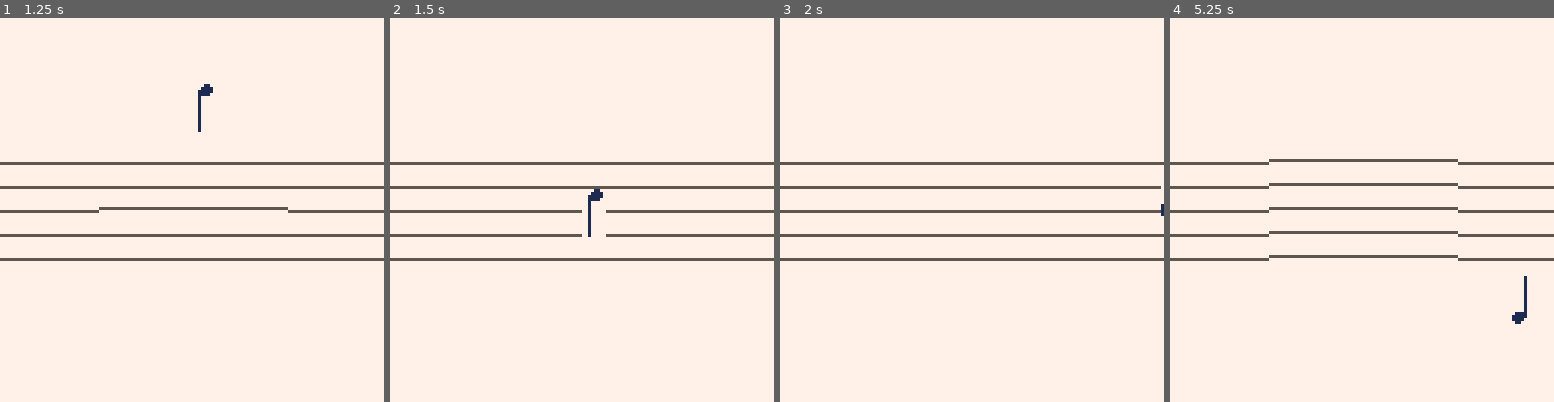
Above: before the commit, frames 1-4 (left to right).
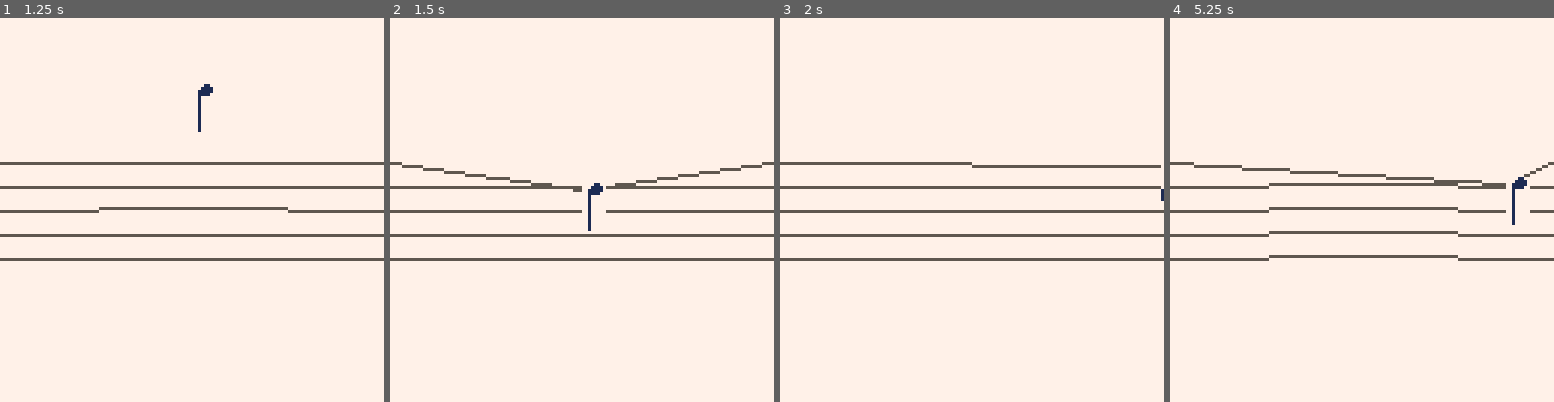
Above: after the commit, the same moments.

Repository: hypp/ld41
Game: PICO-8 cartridge carts/ld41.p8
The game is run twice, just before and just after one commit, with the same random seed, the same clock (stepped at 60 frames per second) and the same inputs.
Inputs:
- Up to frame 1 (1.25 s): tap X (X key) at 0.33, 1.07 s; tap O (Z key) at 0.7 s
- Up to frame 2 (1.5 s): no input
- Up to frame 3 (2 s): hold Right from 1.6 s (still down); tap O (Z key) at 1.7 s; tap X (X key) at 1.85 s
- Up to frame 4 (5.25 s): release Right at 2.1 s; tap O (Z key) every 0.4 s from 2.1 to 4.9 s; hold Right 2.47-3.03 s; tap X (X key) at 2.97, 4.08, 5.2 s; hold Left 3.08-3.58 s; hold Right 4.02-4.68 s; hold Left from 5.08 s (still down)

Frame 1 is identical in both runs. In frame 2, 1.5% of the frame differs, in the area x 3-97%, y 37-58%; in frame 3, 0.8%; in frame 4, 1.8%, in the area x 6-99%, y 36-80%.

Commit message:
can jump to next line

Diff:
--- a/carts/ld41.p8
+++ b/carts/ld41.p8
@@ -38,6 +38,10 @@
 end
 
 function _update()
+ -- handle all inputs
+ -- calculate all forces
+ -- update all positions
+ -- check if we are on a new line
  local force_y = 0
  force_y += 0.6 -- gravity
 
@@ -63,6 +67,7 @@
   player.note_length = (player.note_length + 1) % 4
  end
 
+ -- TODO notes should weigh different things
  if player.line > 0 then
   diff = lines[player.line].y - player.y
   force_y += diff*k - player.vel_y*d
@@ -106,6 +111,16 @@
   end
  end
 
+ -- if moving down, try to attach to line
+ if player.vel_y > 0 and player.line == 0 then
+  for key,value in pairs(lines) do
+   if value.y-8 < player.y and value.y+8 > player.y then
+    value.has_player = true
+    player.line = key
+    break
+   end
+  end
+ end
 
 end
 
